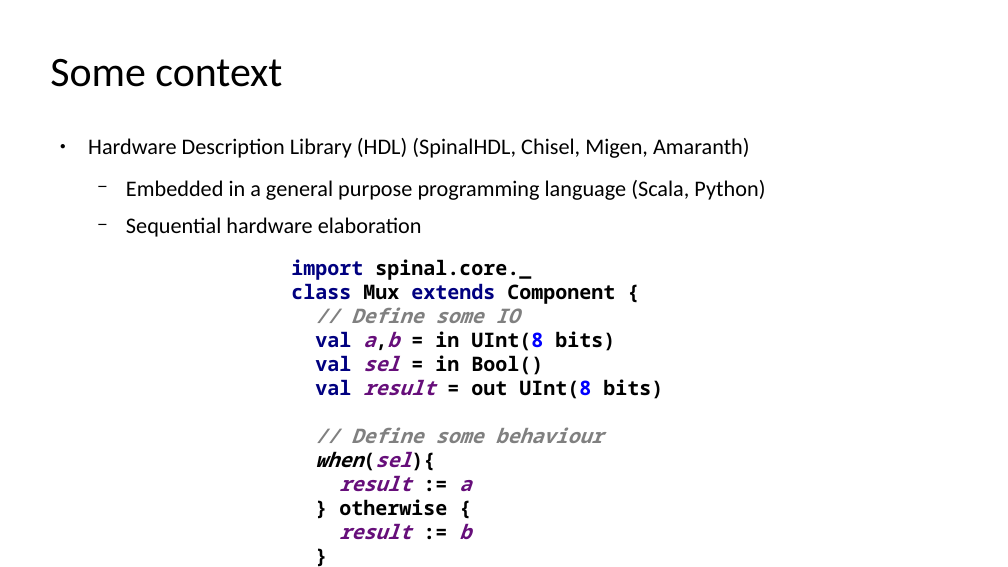
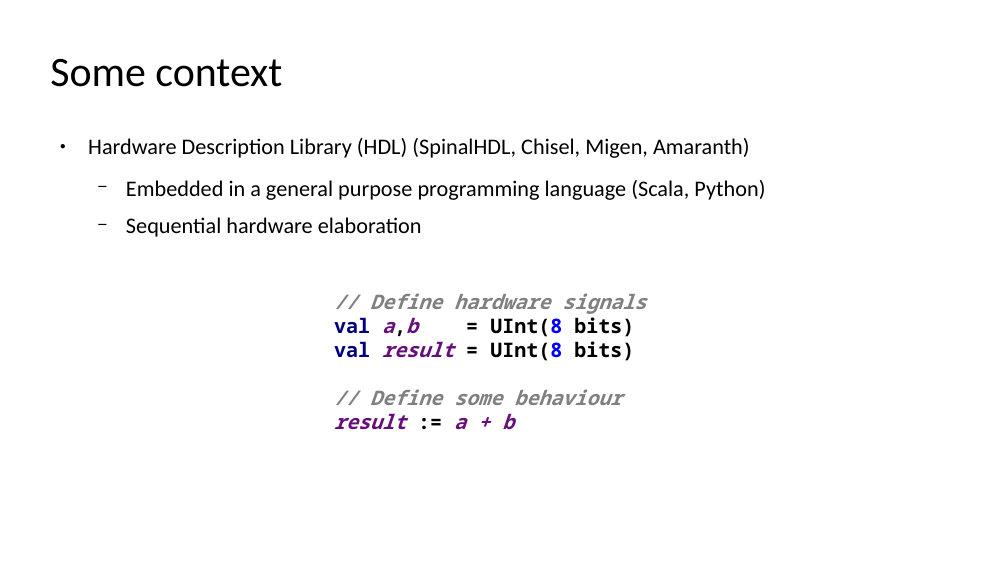
Before and after one commit to SpinalHDL/SpinalDoc, a slide deck: slide 4 of presentation/en/orconf_150923/orconf_150923.odp. Drawn at 1008x567 pixels with LibreOffice and Linux fonts; fonts in the diff are those of the drawing. Boxes give left, top, right and bottom in pixels: in the first picture for what was removed or moved away, otherwise in the second. Text is boxed around its words. In the diff, an @@ line names an element or a change of style, - is before the commit and + after.

```diff
--- a/presentation/en/orconf_150923/orconf_150923.odp
+++ b/presentation/en/orconf_150923/orconf_150923.odp
@@ text at bbox=[334, 293, 646, 430]: text changed; text colour #000000 to #808080; italic on @@
-import spinal.core._
-class Mux extends Component {
-// Define some IO
-val a,b = in UInt(8 bits)
-val sel = in Bool()
-val result = out UInt(8 bits)
-// Define some behaviour
-when(sel){
-result := a
-} otherwise {
-result := b
-}
-}
+// Define hardware signals
+val a,b = UInt(8 bits)
+val result = UInt(8 bits)
+// Define some behaviour
+result := a + b
```
Also in this commit, not shown: 1 other slide changed, 1 other file.
